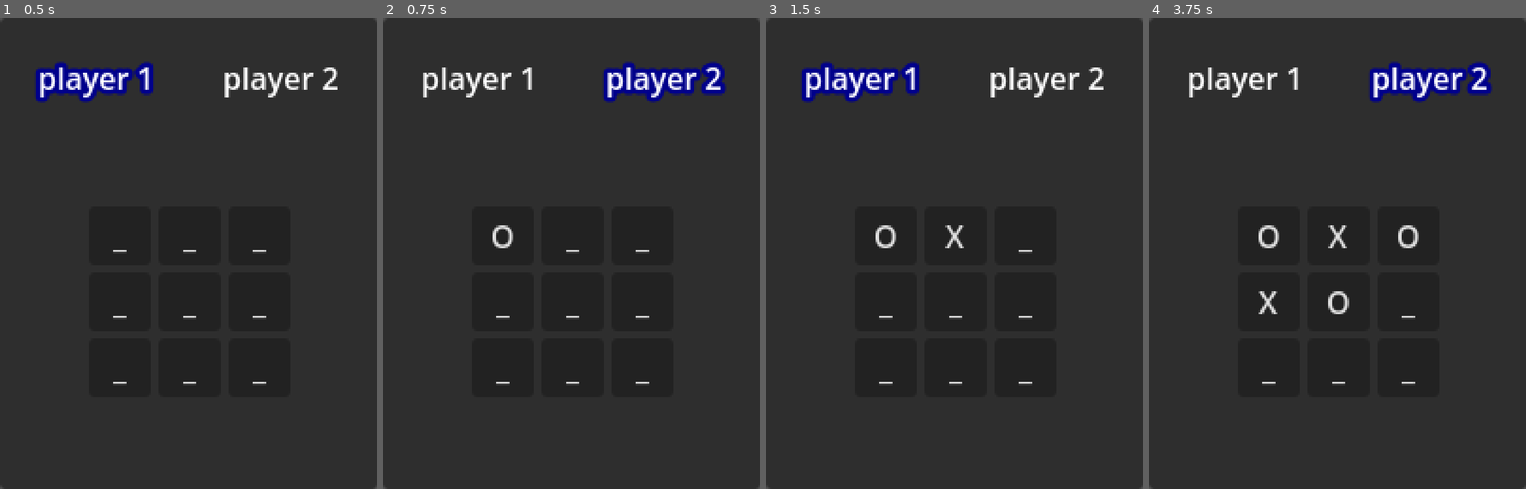
Above: before the commit, frames 1-4 (left to right).
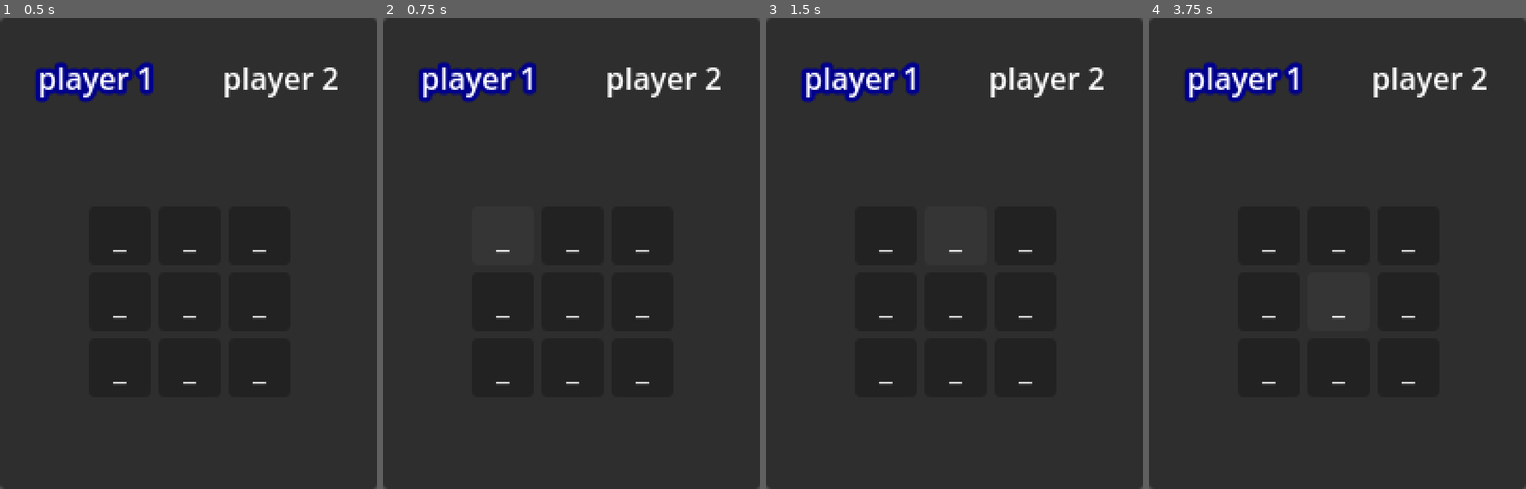
Above: after the commit, the same moments.

Repository: kirkatia98/TicTacToe
Game: Godot game, scene res://main.tscn
The game is run twice, just before and just after one commit, with the same random seed, the same clock (stepped at 60 frames per second) and the same inputs.
Inputs:
- Up to frame 1 (0.5 s): no input
- Up to frame 2 (0.75 s): click "_" at 0.5 s
- Up to frame 3 (1.5 s): click "_" at 1.25 s
- Up to frame 4 (3.75 s): click "_" at 2 s; click "_" at 2.75 s; click "_" at 3.5 s

Frame 1 is identical in both runs. In frame 2, 3.3% of the frame differs, in the area x 9-92%, y 9-50%; in frame 3, 0.3%; in frame 4, 3.9%, in the area x 9-92%, y 9-64%.

Commit message:
Make prepartions for a backend refactor with signals

Diff:
--- a/HUD.gd
+++ b/HUD.gd
@@ -2,89 +2,63 @@
 class_name HUD
 
 #import shortcuts
-var Player: Dictionary     = GameState.Player
+var Player: Dictionary = GameState.Player
 var PlayerName: Dictionary = GameState.PlayerName
-
-var Value: Dictionary = GameState.Value
-var ValueText: Dictionary = GameState.Value
 
 var PlayerToken: Dictionary = GameState.PlayerToken
 
-@onready var grid = $GamePanel/Grid
-@onready var p1 = $GamePanel/Player1
-@onready var p2 = $GamePanel/Player2
+@onready var grid : Grid = $GamePanel/Grid
+@onready var p1 : ScoreManager = $GamePanel/Player1
+@onready var p2 : ScoreManager = $GamePanel/Player2
 
 @onready var player : GameState.Player
 @onready var token : GameState.Value
-
-static var num_rows: int = 3
-static var num_cols: int = 3
 
 
 func _ready():
 	p2.set_player_name(PlayerName[Player.TWO])
 	p1.set_player_name(PlayerName[Player.ONE])
 
-	# connect each button to a lambda function to set itself
-
-	for y in range(0, num_rows):
-		for x in range(0, num_cols):
-
-			var box : Box = grid.get_child(x + y * num_rows)
-
-			var press_callback = func ():
-				set_cell(x, y, token)
-				pass_turn()
-
-				box.disabled = true
-
-			box.connect("pressed", press_callback)
-
-	clear_board()
+	grid.clear_board()
 	set_player(Player.ONE)
 
 
 func set_player(p = Player.NONE):
 	player = p
-	token = PlayerToken[p]
 
 	p1.set_turn(p == Player.ONE)
 	p2.set_turn(p == Player.TWO)
 
+
 func get_player() -> GameState.Player:
 	return player
 
+
 func pass_turn():
 	match player:
-		Player.ONE:
+		GameState.Player.ONE:
 			set_player(Player.TWO)
-		Player.TWO:
+		GameState.Player.TWO:
 			set_player(Player.ONE)
-		Player.NONE:
-			assert("No player selected")
-
-func clear_board():
-	print("CLEAR BOARD")
-	for box in grid.get_children():
-		box.set_value(Value.CLEAR)
-
-func clear_cell(x, y):
-	print("CLEAR < %d, %d >" % [x, y])
-
-	var box = grid.get_child(x + num_rows * y)
-	box.set_value(Value.CLEAR)
+		GameState.Player.NONE:
+			assert(false, "No player selected")
 
 
-func set_cell(x, y, val: GameState.Value):
-	print("SET < %d, %d >: %s" % [x, y, Value.find_key(val)])
+func unit_test():
+	# Basic sets work
+	set_player(Player.ONE)
+	assert(get_player() == Player.ONE)
+	set_player(Player.TWO)
+	assert(get_player() == Player.TWO)
 
-	var box = grid.get_child(x + num_rows*y)
-	box.set_value(val)
+	# Double setting works
+	set_player(Player.ONE)
+	set_player(Player.ONE)
+	assert(get_player() == Player.ONE)
 
+	# set none player
+	set_player()
+	assert(get_player() == Player.NONE)
 
-func get_cell(x, y) -> GameState.Value:
-	var box = grid.get_child(x + num_rows * y)
-	var val = box.get_value()
-
-	print("GET < %d, %d >: %s" % [x, y, Value.find_key(val)])
-	return val
+	#reset
+	set_player(Player.ONE)
--- a/HUD.tscn
+++ b/HUD.tscn
@@ -1,14 +1,23 @@
 [gd_scene load_steps=4 format=3 uid="uid://6ahfl63cgtwa"]
 
-[ext_resource type="PackedScene" uid="uid://dlr8qb56bf72p" path="res://box.tscn" id="1_ik374"]
 [ext_resource type="Script" path="res://HUD.gd" id="1_t2rjh"]
-[ext_resource type="PackedScene" uid="uid://dsi1qntxj622m" path="res://player.tscn" id="2_shcjx"]
+[ext_resource type="PackedScene" uid="uid://dsi1qntxj622m" path="res://score_manager.tscn" id="2_shcjx"]
+[ext_resource type="PackedScene" uid="uid://cu4onxuvbepea" path="res://grid.tscn" id="3_yss70"]
 
 [node name="HUD" type="Control"]
+texture_filter = 1
 layout_mode = 3
-anchors_preset = 0
-offset_right = 200.0
-offset_bottom = 250.0
+anchors_preset = 8
+anchor_left = 0.5
+anchor_top = 0.5
+anchor_right = 0.5
+anchor_bottom = 0.5
+offset_left = -100.0
+offset_top = -125.0
+offset_right = 100.0
+offset_bottom = 125.0
+grow_horizontal = 2
+grow_vertical = 2
 script = ExtResource("1_t2rjh")
 
 [node name="GamePanel" type="Panel" parent="."]
@@ -33,46 +42,5 @@
 offset_bottom = 63.0
 grow_horizontal = 0
 
-[node name="Grid" type="GridContainer" parent="GamePanel"]
+[node name="Grid" parent="GamePanel" instance=ExtResource("3_yss70")]
 layout_mode = 1
-anchors_preset = -1
-anchor_left = 0.5
-anchor_top = 0.6
-anchor_right = 0.5
-anchor_bottom = 0.6
-offset_left = -53.5
-offset_top = -50.5
-offset_right = 53.5
-offset_bottom = 50.5
-grow_horizontal = 2
-grow_vertical = 2
-theme_override_constants/h_separation = 4
-theme_override_constants/v_separation = 4
-columns = 3
-
-[node name="Box" parent="GamePanel/Grid" instance=ExtResource("1_ik374")]
-layout_mode = 2
-
-[node name="Box2" parent="GamePanel/Grid" instance=ExtResource("1_ik374")]
-layout_mode = 2
-
-[node name="Box3" parent="GamePanel/Grid" instance=ExtResource("1_ik374")]
-layout_mode = 2
-
-[node name="Box4" parent="GamePanel/Grid" instance=ExtResource("1_ik374")]
-layout_mode = 2
-
-[node name="Box5" parent="GamePanel/Grid" instance=ExtResource("1_ik374")]
-layout_mode = 2
-
-[node name="Box6" parent="GamePanel/Grid" instance=ExtResource("1_ik374")]
-layout_mode = 2
-
-[node name="Box7" parent="GamePanel/Grid" instance=ExtResource("1_ik374")]
-layout_mode = 2
-
-[node name="Box8" parent="GamePanel/Grid" instance=ExtResource("1_ik374")]
-layout_mode = 2
-
-[node name="Box9" parent="GamePanel/Grid" instance=ExtResource("1_ik374")]
-layout_mode = 2
--- a/box.gd
+++ b/box.gd
@@ -10,3 +10,6 @@
 func set_value(v : GameState.Value):
 	value = v
 	text = GameState.ValueText[v]
+
+	#Turn button on/off if it's writen as having a value
+	disabled = (v != GameState.Value.CLEAR)
--- /dev/null
+++ b/game.gd
@@ -0,0 +1,10 @@
+extends Node
+class_name Game
+
+
+func _ready():
+	%HUD.grid.connect_callbacks(test)
+	pass
+
+func test(x: int, y: int):
+	print(x, y)
--- /dev/null
+++ b/grid.gd
@@ -0,0 +1,72 @@
+extends GridContainer
+class_name Grid
+
+#import shortcut
+var Value: Dictionary = GameState.Value
+var ValueText: Dictionary = GameState.Value
+
+static var num_rows: int = 3
+static var num_cols: int = 3
+
+
+# Called when the node enters the scene tree for the first time.
+func connect_callbacks(press_callback: Callable):
+
+	for y in range(0, num_rows):
+		for x in range(0, num_cols):
+
+			var box : Box = get_child(x + y * num_rows)
+
+			# Bind the button's pressed signal with this button's coords
+			box.pressed.connect(press_callback.bind(x, y))
+
+func clear_board():
+	print("CLEAR BOARD")
+	for box in get_children():
+		box.set_value(Value.CLEAR)
+
+func clear_cell(x, y):
+	print("CLEAR < %d, %d >" % [x, y])
+
+	var box: Box = get_child(x + num_rows * y)
+	box.set_value(Value.CLEAR)
+
+
+func set_cell(x, y, val: GameState.Value):
+	print("SET < %d, %d >: %s" % [x, y, Value.find_key(val)])
+
+	var box: Box = get_child(x + num_rows*y)
+	box.set_value(val)
+
+
+func get_cell(x, y) -> GameState.Value:
+	var box: Box = get_child(x + num_rows * y)
+	var val: GameState.Value = box.get_value()
+
+	print("GET < %d, %d >: %s" % [x, y, Value.find_key(val)])
+	return val
+
+
+func unit_test():
+
+	set_cell(1, 1, Value.O)
+	set_cell(0, 2, Value.X)
+
+	set_cell(2, 2, Value.O)
+	set_cell(2, 2, Value.X)
+
+	set_cell(1, 2, Value.O)
+	clear_cell(1, 2)
+
+	#Basic sets work
+	assert(get_cell(0, 2) == Value.X)
+	assert(get_cell(1, 1) == Value.O)
+
+	#Unset tiles are still clear
+	assert(get_cell(1, 2) == Value.CLEAR)
+
+	#Overwrites work
+	assert(get_cell(2, 2) == Value.X)
+
+	#Clearing a value works
+	assert(get_cell(1,2) == Value.CLEAR)
--- /dev/null
+++ b/grid.tscn
@@ -0,0 +1,48 @@
+[gd_scene load_steps=3 format=3 uid="uid://cu4onxuvbepea"]
+
+[ext_resource type="Script" path="res://grid.gd" id="1_8ufdm"]
+[ext_resource type="PackedScene" uid="uid://dlr8qb56bf72p" path="res://box.tscn" id="1_kamec"]
+
+[node name="Grid" type="GridContainer"]
+anchors_preset = -1
+anchor_left = 0.5
+anchor_top = 0.6
+anchor_right = 0.5
+anchor_bottom = 0.6
+offset_left = -53.5
+offset_top = -50.5
+offset_right = 53.5
+offset_bottom = 50.5
+grow_horizontal = 2
+grow_vertical = 2
+theme_override_constants/h_separation = 4
+theme_override_constants/v_separation = 4
+columns = 3
+script = ExtResource("1_8ufdm")
+
+[node name="Box" parent="." instance=ExtResource("1_kamec")]
+layout_mode = 2
+
+[node name="Box2" parent="." instance=ExtResource("1_kamec")]
+layout_mode = 2
+
+[node name="Box3" parent="." instance=ExtResource("1_kamec")]
+layout_mode = 2
+
+[node name="Box4" parent="." instance=ExtResource("1_kamec")]
+layout_mode = 2
+
+[node name="Box5" parent="." instance=ExtResource("1_kamec")]
+layout_mode = 2
+
+[node name="Box6" parent="." instance=ExtResource("1_kamec")]
+layout_mode = 2
+
+[node name="Box7" parent="." instance=ExtResource("1_kamec")]
+layout_mode = 2
+
+[node name="Box8" parent="." instance=ExtResource("1_kamec")]
+layout_mode = 2
+
+[node name="Box9" parent="." instance=ExtResource("1_kamec")]
+layout_mode = 2
--- a/main.gd
+++ /dev/null
@@ -1,67 +0,0 @@
-extends Node
-
-
-#import shortcuts
-var Player: Dictionary = GameState.Player
-var PlayerName: Dictionary = GameState.PlayerName
-
-var Value: Dictionary = GameState.Value
-var ValueText: Dictionary = GameState.Value
-
-
-func _ready():
-	# Unit Tests
-	test_HUD()
-
-
-func test_HUD():
-	test_HUD_board()
-	test_HUD_players()
-
-
-func test_HUD_board():
-
-	%HUD.set_cell(1, 1, Value.O)
-	%HUD.set_cell(0, 2, Value.X)
-
-	%HUD.set_cell(2, 2, Value.O)
-	%HUD.set_cell(2, 2, Value.X)
-
-	%HUD.set_cell(1, 2, Value.O)
-	%HUD.clear_cell(1, 2)
-
-	#Basic sets work
-	assert(%HUD.get_cell(1, 1) == Value.O)
-	assert(%HUD.get_cell(0, 2) == Value.X)
-
-	#Unset tiles are still clear
-	assert(%HUD.get_cell(1, 2) == Value.CLEAR)
-
-	#Overwrites work
-	assert(%HUD.get_cell(2, 2) == Value.X)
-
-	#Clearing a value works
-	assert(%HUD.get_cell(1,2) == Value.CLEAR)
-
-	#reset
-	%HUD.clear_board()
-
-
-func test_HUD_players():
-	# Basic sets work
-	%HUD.set_player(1)
-	assert(%HUD.get_player() == 1)
-	%HUD.set_player(2)
-	assert(%HUD.get_player() == 2)
-
-	# Double setting works
-	%HUD.set_player(1)
-	%HUD.set_player(1)
-	assert(%HUD.get_player() == 1)
-
-	# set none player
-	%HUD.set_player()
-	assert(%HUD.get_player() == 0)
-
-	#reset
-	%HUD.set_player(1)
--- a/main.tscn
+++ b/main.tscn
@@ -1,10 +1,13 @@
 [gd_scene load_steps=3 format=3 uid="uid://dc7daaa7xqtkj"]
 
 [ext_resource type="PackedScene" uid="uid://6ahfl63cgtwa" path="res://HUD.tscn" id="1_pn8q0"]
-[ext_resource type="Script" path="res://main.gd" id="1_y3yof"]
+[ext_resource type="Script" path="res://game.gd" id="1_s6pil"]
 
 [node name="Root" type="Node"]
-script = ExtResource("1_y3yof")
 
 [node name="HUD" parent="." instance=ExtResource("1_pn8q0")]
 unique_name_in_owner = true
+
+[node name="Game" type="Node" parent="."]
+unique_name_in_owner = true
+script = ExtResource("1_s6pil")
--- a/player.gd
+++ b/score_manager.gd
@@ -1,5 +1,5 @@
 extends MarginContainer
-class_name Player
+class_name ScoreManager
 
 @onready var label   = $Label
 var is_my_turn: bool = false
@@ -21,5 +21,6 @@
 		label.label_settings.outline_size = 0
 
 
+
 func get_turn() -> bool:
 	return is_my_turn
--- a/player.tscn
+++ b/score_manager.tscn
@@ -1,11 +1,11 @@
 [gd_scene load_steps=3 format=3 uid="uid://dsi1qntxj622m"]
 
-[ext_resource type="Script" path="res://player.gd" id="1_x7x0f"]
+[ext_resource type="Script" path="res://score_manager.gd" id="1_3p0yq"]
 
 [sub_resource type="LabelSettings" id="LabelSettings_qtm45"]
 resource_local_to_scene = true
 
-[node name="Player" type="MarginContainer"]
+[node name="ScoreManager" type="MarginContainer"]
 offset_right = 98.0
 offset_bottom = 62.0
 pivot_offset = Vector2(49, 35)
@@ -13,9 +13,10 @@
 theme_override_constants/margin_top = 20
 theme_override_constants/margin_right = 20
 theme_override_constants/margin_bottom = 20
-script = ExtResource("1_x7x0f")
+script = ExtResource("1_3p0yq")
 
 [node name="Label" type="Label" parent="."]
+texture_filter = 1
 layout_mode = 2
 size_flags_horizontal = 4
 text = "player"
